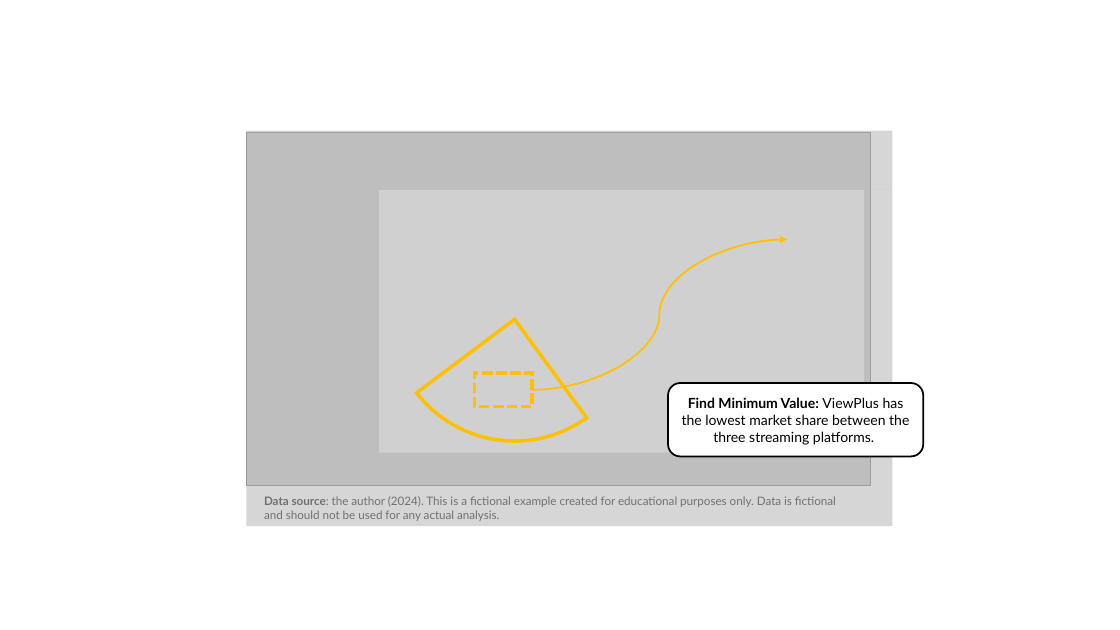
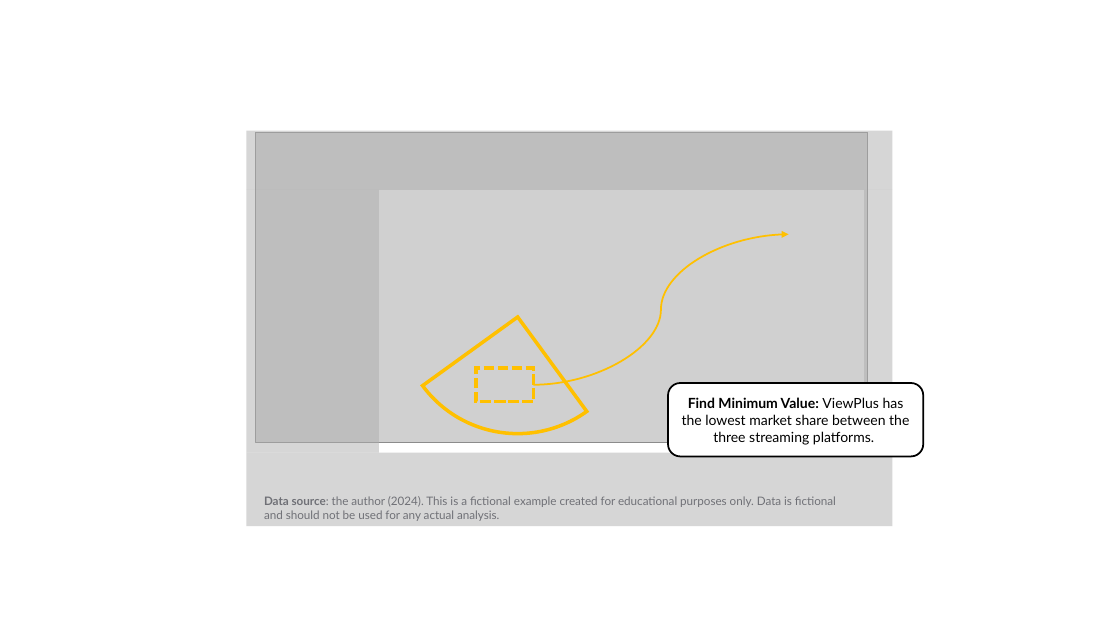
Before and after one commit to marianast97/VisualizationLiteracy, a slide deck: slide 62 of 01.NoGuidance/LearningContent/LearningContent.pptx. Drawn at 1120x630 pixels with LibreOffice and Linux fonts; fonts in the diff are those of the drawing; grey boxes stand for pictures. Boxes give left, top, right and bottom in pixels: in the first picture for what was removed or moved away, otherwise in the second. Text is boxed around its words. In the diff, an @@ line names an element or a change of style, - is before the commit and + after.

```diff
--- a/01.NoGuidance/LearningContent/LearningContent.pptx
+++ b/01.NoGuidance/LearningContent/LearningContent.pptx
@@ picture resized from (x1=246, y1=132, x2=870, y2=486) to (x1=255, y1=132, x2=868, y2=443) @@
@@ pie slice (boxed as its full ellipse) resized from (x1=392, y1=197, x2=637, y2=441) to (x1=400, y1=201, x2=635, y2=434) @@
@@ pie slice (boxed as its full ellipse) at (x1=400, y1=201, x2=635, y2=434): proportions changed @@
@@ curved arrow moved from (532, 390) - (787, 239) to (534, 385) - (789, 234) @@
@@ rectangle moved from (x1=475, y1=373, x2=532, y2=407) to (x1=476, y1=368, x2=534, y2=402) @@
```
Also in this commit, not shown: 11 other slides changed, 52 other files.
